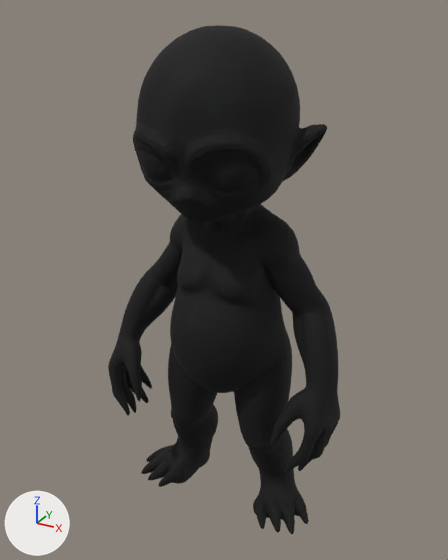
Two versions of the glTF model scripts/hf3d/raw/shadow_textured.glb, one commit apart.
Camera for both pictures: a 50 mm camera at (1.042, -2.04, 1.013) aimed at (-0.023, -0.105, 0.045). Every picture has the same lights, and +X, +Y and +Z are marked at lower left. The older version comes first. Where no turn or scale is listed for an object, it has been applied to the vertices.

Script lines for the objects in view, before the commit:
```python
me_geometry_0 = bpy.data.meshes.new('geometry_0')
me_geometry_0.from_pydata(...)  # 6996 vertices, 14000 faces; spans x -0.53..0.49, y -0.41..0.14, z -1.0..0.96
me_geometry_0.materials.append(mat_hf_baked)
ob_geometry_0 = bpy.data.objects.new('geometry_0', me_geometry_0)
ob_geometry_0.location = (0.0, 0.0, 0.0)
```
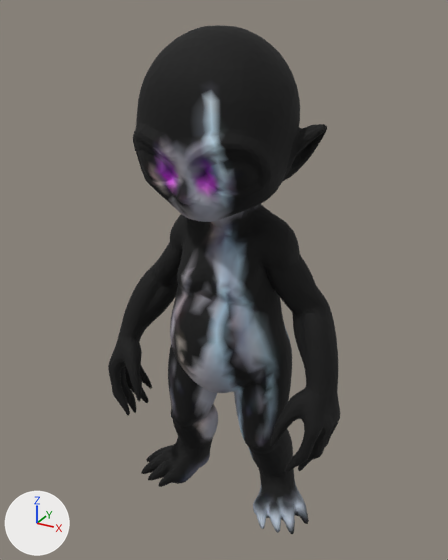
Where the change shows, as pixel boxes [x1, y1, x2, y2] in the pictures (448 x 560 px):
part 1 of me_geometry_0, recoloured (lighter)
    both: [145, 82, 309, 534]

The change in detail:
me_geometry_0 has 6996 vertices, 14000 faces and spans x -0.53..0.49, y -0.41..0.14, z -1.0..0.96.
me_geometry_0 is used by ob_geometry_0; location (0.0, 0.0, 0.0).
me_geometry_0 part 1: 14000 faces centred in x -0.53..0.49, y -0.41..0.14, z -1.0..0.96 are repainted in the vertex colours; the middle colour stays black #000000.
